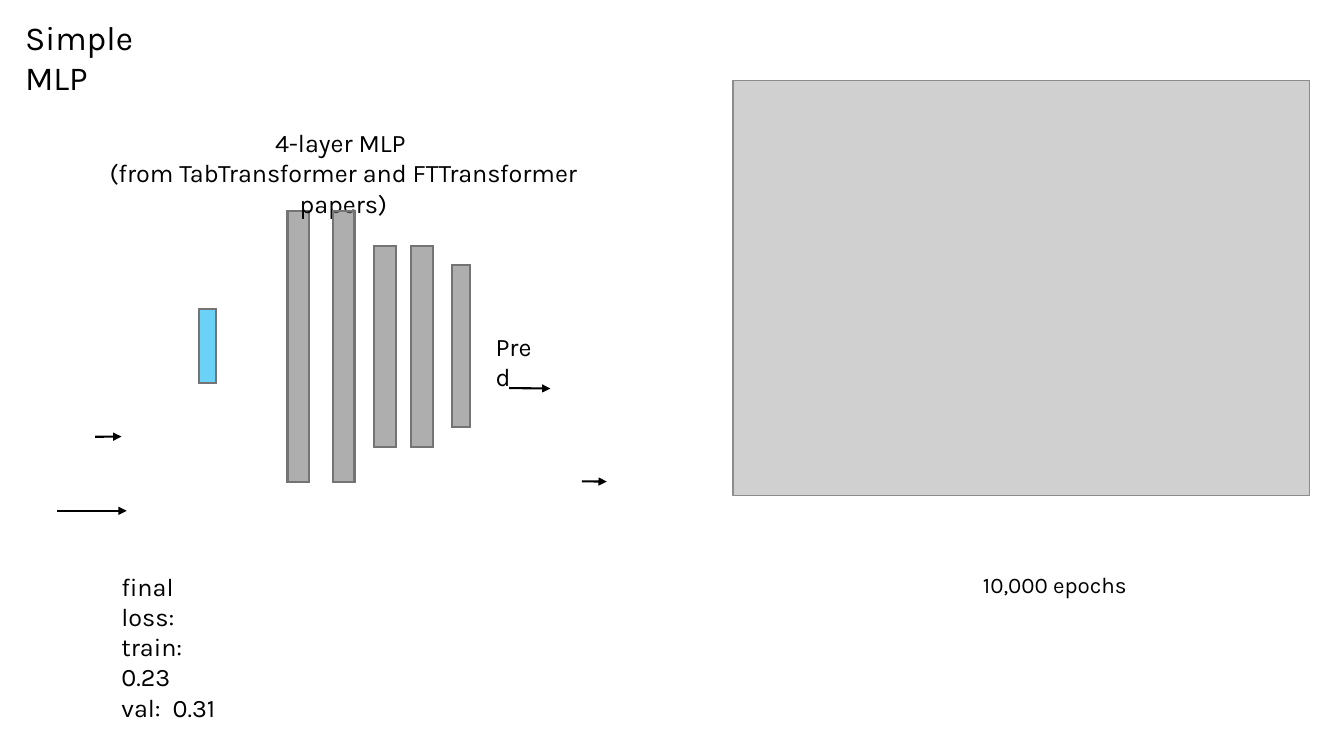
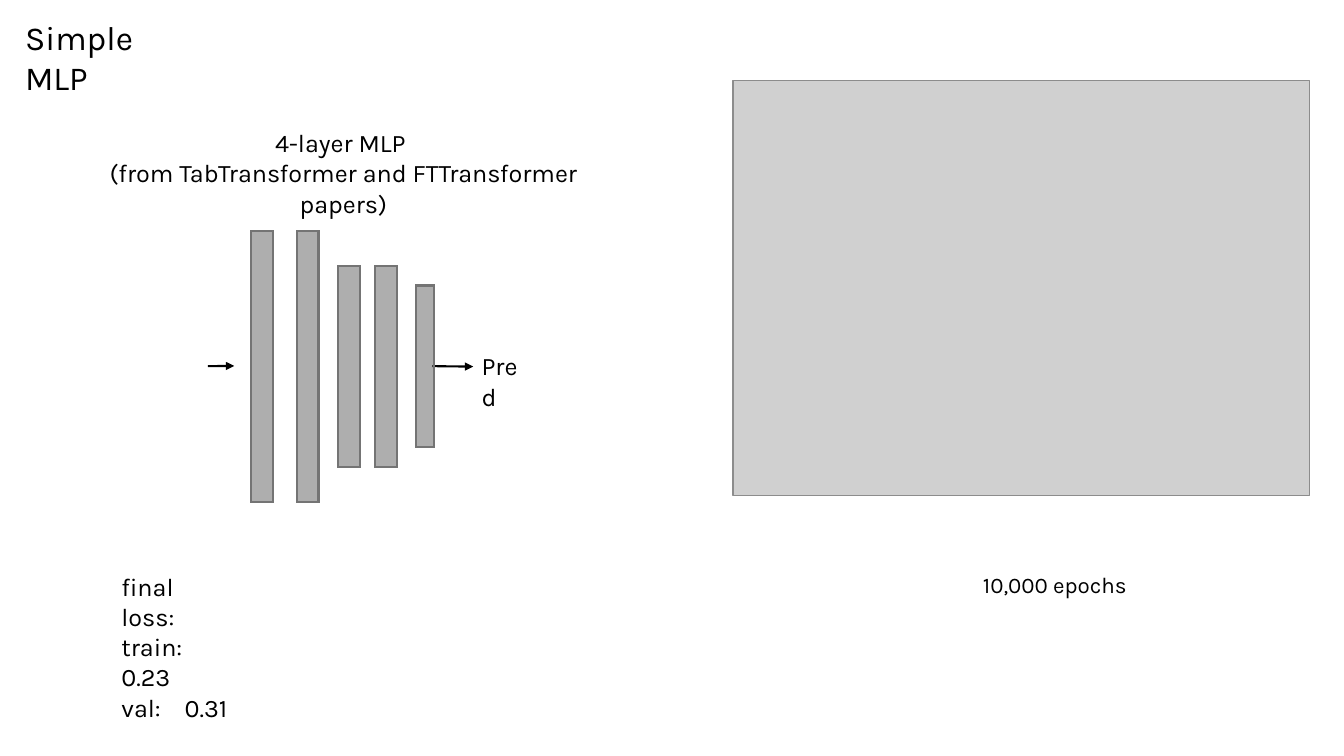
Before and after one commit to planaria158/BERT-antibody-antigen-binding-energy, a slide deck: slide 12 of Homework-aAlphaBio.pptx (slide 5 before the commit). Drawn at 1344x756 pixels with LibreOffice and Linux fonts; fonts in the diff are those of the drawing; grey boxes stand for pictures. Boxes give left, top, right and bottom in pixels: in the first picture for what was removed or moved away, otherwise in the second. Text is boxed around its words. In the diff, an @@ line names an element or a change of style, - is before the commit and + after.

```diff
--- a/Homework-aAlphaBio.pptx
+++ b/Homework-aAlphaBio.pptx
@@ 5 rectangles: place and size @@
-5 rectangles at (287,211,470,483)
+5 rectangles at (251,231,435,503)
@@ rectangle removed at (199,310,216,384) @@
@@ text "Pred": place and size @@
-text "Pred" at (486,327,557,367)
+text "Pred" at (472,346,542,386)
@@ arrow moved from (95, 437) - (122, 437) to (208, 366) - (234, 366) @@
@@ arrow moved from (509, 388) - (551, 388) to (433, 366) - (474, 367) @@
@@ arrow removed from (582, 482) to (607, 482) @@
@@ arrow removed from (57, 511) to (127, 511) @@
@@ text "final loss:" rewrapped from (121,578,216,718) to (121,578,228,718) @@
```
Also in this commit, not shown: 6 other slides changed, 5 slides added, 3 slides removed.
